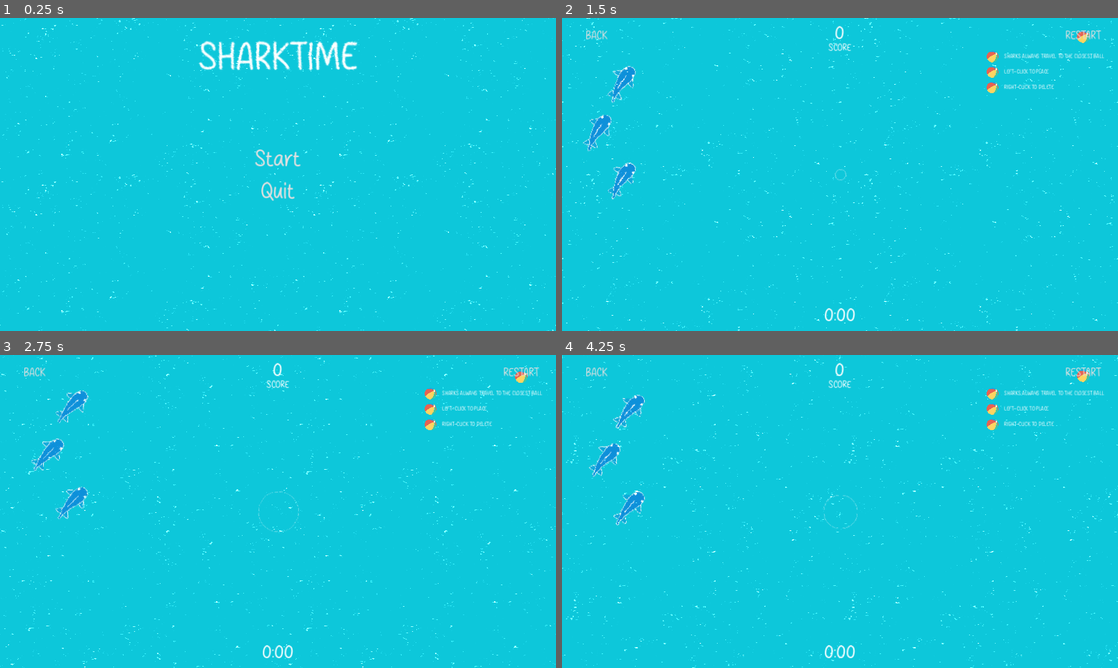
Above: before the commit, frames 1-4 (two rows, left to right).
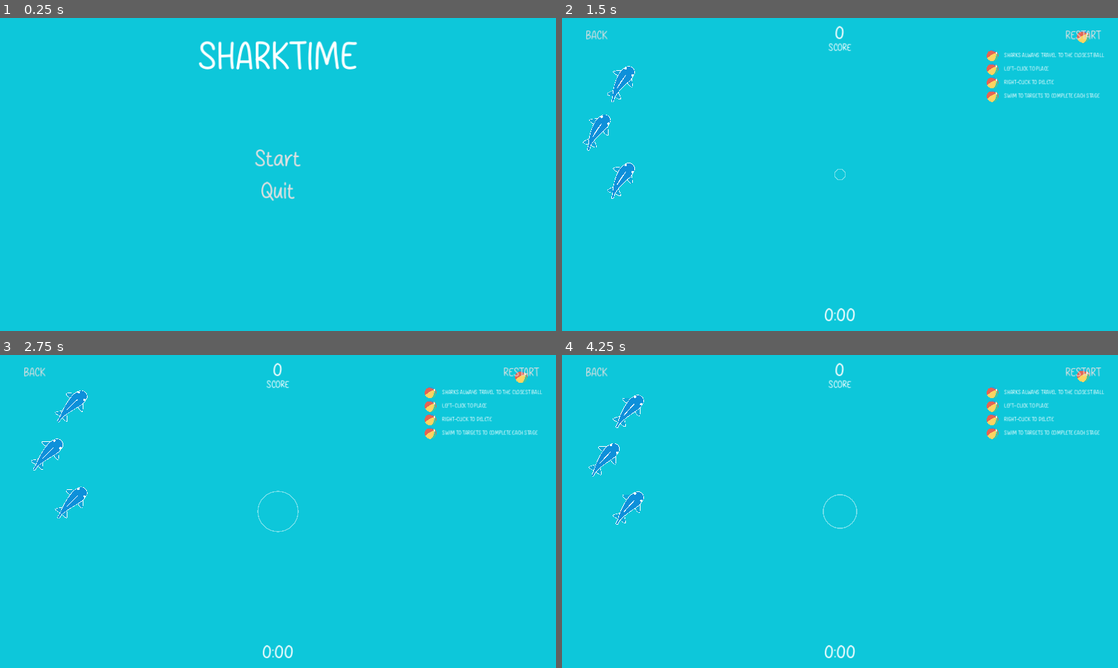
Above: after the commit, the same moments.

Repository: debris/sharktime
Game: Godot game, scene res://main.tscn
Same seed, same stepped clock (60 frames per second), same inputs: the game is played once before the commit and once after it.
Inputs (mouse positions are in pixels of both pictures, inside the frame that each line leads up to):
- Up to frame 1 (0.25 s): no input
- Up to frame 2 (1.5 s): click "Start" at 0.5 s; click "RESTART" at 1.25 s
- Up to frame 3 (2.75 s): click "RESTART" at 2 s
- Up to frame 4 (4.25 s): click "RESTART" at 2.75 s; tap Enter at 3.5 s; move the mouse to (1084, 373) at 3.52 s; hold Right (ui_right) from 3.53 s (still down); hold Mouse wheel down (game_scroll_down) from 3.53 s (still down); click (1084, 373) at 3.67 s

The runs differ from the first frame. In frame 1, 1.6% of the frame differs, in the area x 0-100%, y 0-100%; in frame 2, 2.0%; in frame 3, 2.1%; in frame 4, 2.1%.

Commit message:
gamejam web version

Diff:
--- a/game.gd
+++ b/game.gd
@@ -2,6 +2,7 @@
 
 signal back_pressed
 signal restart_pressed
+signal game_completed(score: String)
 
 @onready var sharks: Node2D = $Sharks
 @onready var targets: Node2D = $Targets
@@ -64,6 +65,11 @@
 			add_child(n)
 
 		clear_targets()
+
+		if current_target_index == TargetLoader.get_targets().size():
+			game_completed.emit(time_label.text)
+			return
+
 		add_targets()
 
 func _on_shark_spawn_spawned(new_shark: Shark) -> void:
--- a/game.tscn
+++ b/game.tscn
@@ -160,7 +160,7 @@
 offset_left = -272.0
 offset_top = 64.0
 offset_right = -16.0
-offset_bottom = 160.0
+offset_bottom = 176.0
 grow_horizontal = 0
 grow_vertical = 1
 
--- a/hints.tscn
+++ b/hints.tscn
@@ -115,3 +115,35 @@
 theme_override_font_sizes/font_size = 12
 text = "RIGHT-CLICK TO DELETE"
 vertical_alignment = 1
+
+[node name="4" type="Control" parent="VBoxContainer"]
+layout_mode = 2
+size_flags_vertical = 3
+
+[node name="HBoxContainer" type="HBoxContainer" parent="VBoxContainer/4"]
+layout_mode = 1
+anchors_preset = 15
+anchor_right = 1.0
+anchor_bottom = 1.0
+grow_horizontal = 2
+grow_vertical = 2
+
+[node name="Control" type="Control" parent="VBoxContainer/4/HBoxContainer"]
+custom_minimum_size = Vector2(32, 24)
+layout_mode = 2
+size_flags_vertical = 4
+
+[node name="TextureRect" type="TextureRect" parent="VBoxContainer/4/HBoxContainer/Control"]
+layout_mode = 2
+offset_right = 24.0
+offset_bottom = 24.0
+texture = ExtResource("1_ar53r")
+expand_mode = 1
+
+[node name="Label" type="Label" parent="VBoxContainer/4/HBoxContainer"]
+custom_minimum_size = Vector2(0, 24)
+layout_mode = 2
+theme_override_fonts/font = ExtResource("2_myqw2")
+theme_override_font_sizes/font_size = 12
+text = "SWIM TO TARGETS TO COMPLETE EACH STAGE"
+vertical_alignment = 1
--- a/main.gd
+++ b/main.gd
@@ -1,26 +1,17 @@
 extends Control
 
-signal needs_update
-
-enum State {
-	MAIN_MENU,
-	GAME,
-}
+signal goto_main_menu
+signal goto_game
+signal goto_score(score: String)
 
 @onready var root = $CanvasLayer/Root
 
-var state = State.MAIN_MENU
 
 func _ready() -> void:
-	needs_update.connect(_on_update)
-	_on_update()
-
-func _on_update():
-	match state:
-		State.MAIN_MENU:
-			display_main_menu()
-		State.GAME:
-			display_game()
+	goto_main_menu.connect(display_main_menu)
+	goto_game.connect(display_game)
+	goto_score.connect(display_score)
+	display_main_menu()
 
 func clear_root():
 	for child in root.get_children():
@@ -37,8 +28,7 @@
 	)
 
 	await main_menu.start_pressed
-	state = State.GAME
-	needs_update.emit()
+	goto_game.emit()
 
 
 func display_game():
@@ -48,11 +38,23 @@
 	root.add_child(game)
 
 	game.restart_pressed.connect(func():
-		state = State.GAME
-		needs_update.emit()
+		goto_game.emit()
 	)
 
 	game.back_pressed.connect(func():
-		state = State.MAIN_MENU
-		needs_update.emit()
+		goto_main_menu.emit()
 	)
+
+	game.game_completed.connect(func(score_text):
+		goto_score.emit(score_text)
+	)
+
+func display_score(s: String):
+	clear_root()
+
+	var score = preload("res://score.tscn").instantiate()
+	score.score = s
+	root.add_child(score)
+
+	await score.replay_pressed
+	goto_game.emit()
--- a/project.godot
+++ b/project.godot
@@ -10,7 +10,8 @@
 
 [application]
 
-config/name="procedural-creatures"
+config/name="SharkTime"
+config/version="0.1.5"
 run/main_scene="res://main.tscn"
 config/features=PackedStringArray("4.3", "Forward Plus")
 boot_splash/bg_color=Color(0.0509804, 0.780392, 0.854902, 1)
--- /dev/null
+++ b/score.gd
@@ -0,0 +1,21 @@
+extends Control
+class_name Score
+
+signal replay_pressed
+
+@export var score: String:
+	set(value):
+		score = value
+		if is_node_ready():
+			_update_score_label()
+
+@onready var score_label: Label = $ScoreLabel
+
+func _update_score_label():
+	score_label.text = score
+
+func _ready() -> void:
+	_update_score_label()
+
+func _on_replay_button_pressed() -> void:
+	replay_pressed.emit()
--- /dev/null
+++ b/score.tscn
@@ -0,0 +1,76 @@
+[gd_scene load_steps=9 format=3 uid="uid://bxio3lm2c3cxo"]
+
+[ext_resource type="Script" path="res://score.gd" id="1_w4y6k"]
+[ext_resource type="FontFile" uid="uid://mgn52mc86n0d" path="res://res/Study Case.otf" id="2_bljoi"]
+[ext_resource type="PackedScene" uid="uid://buq4p4mdkxqe4" path="res://water_shader_node.tscn" id="3_wf1qv"]
+[ext_resource type="FontVariation" uid="uid://d1vul3qcu5sb8" path="res://res/game_font.tres" id="4_32ehc"]
+
+[sub_resource type="StyleBoxEmpty" id="StyleBoxEmpty_cfeb2"]
+
+[sub_resource type="StyleBoxEmpty" id="StyleBoxEmpty_ygocx"]
+
+[sub_resource type="StyleBoxEmpty" id="StyleBoxEmpty_mgv6f"]
+
+[sub_resource type="StyleBoxEmpty" id="StyleBoxEmpty_trjk6"]
+
+[node name="Score" type="Control"]
+layout_mode = 3
+anchors_preset = 15
+anchor_right = 1.0
+anchor_bottom = 1.0
+grow_horizontal = 2
+grow_vertical = 2
+script = ExtResource("1_w4y6k")
+
+[node name="Title" type="Label" parent="."]
+custom_minimum_size = Vector2(0, 160)
+layout_mode = 1
+anchors_preset = 10
+anchor_right = 1.0
+offset_bottom = 83.0
+grow_horizontal = 2
+theme_override_fonts/font = ExtResource("2_bljoi")
+theme_override_font_sizes/font_size = 80
+text = "SHARKTIME"
+horizontal_alignment = 1
+vertical_alignment = 1
+
+[node name="ScoreLabel" type="Label" parent="."]
+custom_minimum_size = Vector2(0, 160)
+layout_mode = 1
+anchors_preset = 10
+anchor_right = 1.0
+offset_top = 120.0
+offset_bottom = 280.0
+grow_horizontal = 2
+theme_override_fonts/font = ExtResource("2_bljoi")
+theme_override_font_sizes/font_size = 120
+text = "50"
+horizontal_alignment = 1
+vertical_alignment = 1
+
+[node name="ShaderRoot" parent="." instance=ExtResource("3_wf1qv")]
+scale = Vector2(0.5, 0.5)
+
+[node name="CenterContainer" type="CenterContainer" parent="."]
+layout_mode = 1
+anchors_preset = 15
+anchor_right = 1.0
+anchor_bottom = 1.0
+grow_horizontal = 2
+grow_vertical = 2
+
+[node name="VBoxContainer" type="VBoxContainer" parent="CenterContainer"]
+layout_mode = 2
+
+[node name="ReplayButton" type="Button" parent="CenterContainer/VBoxContainer"]
+layout_mode = 2
+theme_override_fonts/font = ExtResource("4_32ehc")
+theme_override_font_sizes/font_size = 48
+theme_override_styles/focus = SubResource("StyleBoxEmpty_cfeb2")
+theme_override_styles/hover = SubResource("StyleBoxEmpty_ygocx")
+theme_override_styles/pressed = SubResource("StyleBoxEmpty_mgv6f")
+theme_override_styles/normal = SubResource("StyleBoxEmpty_trjk6")
+text = " Replay"
+
+[connection signal="pressed" from="CenterContainer/VBoxContainer/ReplayButton" to="." method="_on_replay_button_pressed"]
--- a/target_area.gd
+++ b/target_area.gd
@@ -46,7 +46,7 @@
 
 func _draw() -> void:
 	if sharks_inside == 0:
-		draw_circle(Vector2.ZERO, animated_radius, color, false, 2.0)
+		draw_circle(Vector2.ZERO, animated_radius, color, false, 4.0)
 	else:
 		draw_circle(Vector2.ZERO, radius, color, true)
 
--- a/water.gdshader
+++ b/water.gdshader
@@ -30,9 +30,9 @@
 
 	vec4 sample = texture(noise_texture, uv) * texture(noise_texture2, uv2);
 	vec2 noise = 2.0 * sample.rg - vec2(1.0);
-	COLOR = texture(TEXTURE, UV);
-	COLOR *= texture(SCREEN_TEXTURE, SCREEN_UV + noise * distortion);
-	vec4 top_light = smoothstep(0.48, 0.75, sample.r) * vec4(1.0);
-	COLOR += top_light;
+	//COLOR = texture(TEXTURE, UV);
+	COLOR = texture(SCREEN_TEXTURE, SCREEN_UV + noise * distortion);
+	//vec4 top_light = smoothstep(0.48, 0.75, sample.r) * vec4(1.0);
+	//COLOR += top_light;
 	//COLOR.r += step(0.5, noise.r);
 }
--- a/water_shader_node.tscn
+++ b/water_shader_node.tscn
@@ -3,17 +3,14 @@
 [ext_resource type="Shader" path="res://water.gdshader" id="1_1lsuc"]
 
 [sub_resource type="FastNoiseLite" id="FastNoiseLite_bghbu"]
-noise_type = 5
-seed = 3
-frequency = 0.0746
+frequency = 0.04
 
 [sub_resource type="NoiseTexture2D" id="NoiseTexture2D_phc54"]
 seamless = true
 noise = SubResource("FastNoiseLite_bghbu")
 
 [sub_resource type="FastNoiseLite" id="FastNoiseLite_yavjc"]
-seed = 51
-frequency = 0.1339
+frequency = 0.06
 
 [sub_resource type="NoiseTexture2D" id="NoiseTexture2D_0ufgw"]
 seamless = true
@@ -22,8 +19,8 @@
 [sub_resource type="ShaderMaterial" id="ShaderMaterial_xqmiw"]
 shader = ExtResource("1_1lsuc")
 shader_parameter/distortion = 0.002
-shader_parameter/speed = Vector2(0.05, 0.05)
-shader_parameter/speed2 = Vector2(-0.05, -0.05)
+shader_parameter/speed = Vector2(0.02, 0.02)
+shader_parameter/speed2 = Vector2(-0.02, -0.02)
 shader_parameter/noise_texture = SubResource("NoiseTexture2D_phc54")
 shader_parameter/noise_texture2 = SubResource("NoiseTexture2D_0ufgw")
 
@@ -35,7 +32,20 @@
 repeat_times = 3
 ignore_camera_scroll = true
 
+[node name="ColorRect" type="ColorRect" parent="Parallax2D"]
+z_index = -1
+anchors_preset = 15
+anchor_right = 1.0
+anchor_bottom = 1.0
+offset_right = 1152.0
+offset_bottom = 648.0
+grow_horizontal = 2
+grow_vertical = 2
+mouse_filter = 2
+color = Color(0.0509804, 0.780392, 0.854902, 1)
+
 [node name="WaterEffect" type="ColorRect" parent="Parallax2D"]
+visible = false
 texture_repeat = 2
 material = SubResource("ShaderMaterial_xqmiw")
 offset_right = 1152.0
Not shown, added: export_presets.cfg
Not shown, changed: .gitignore
